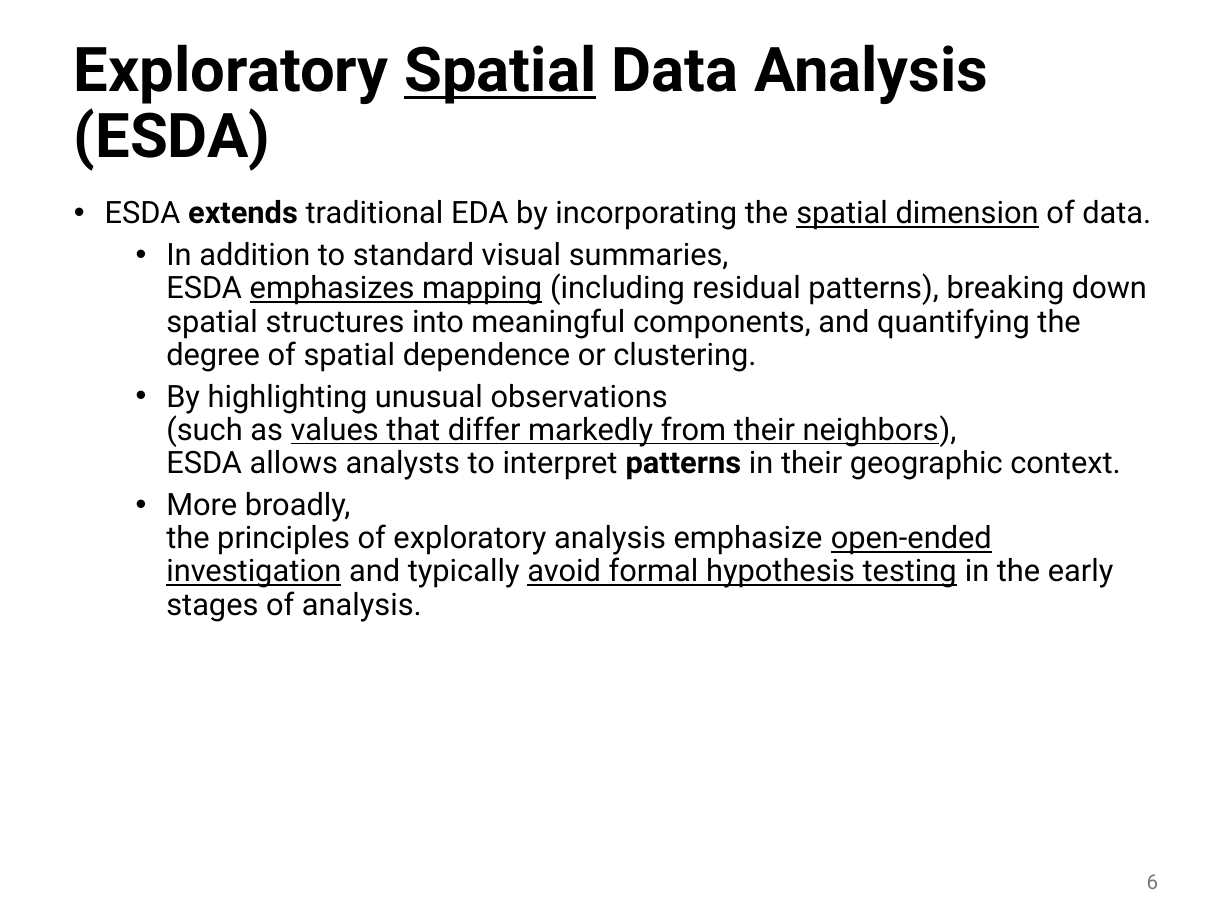
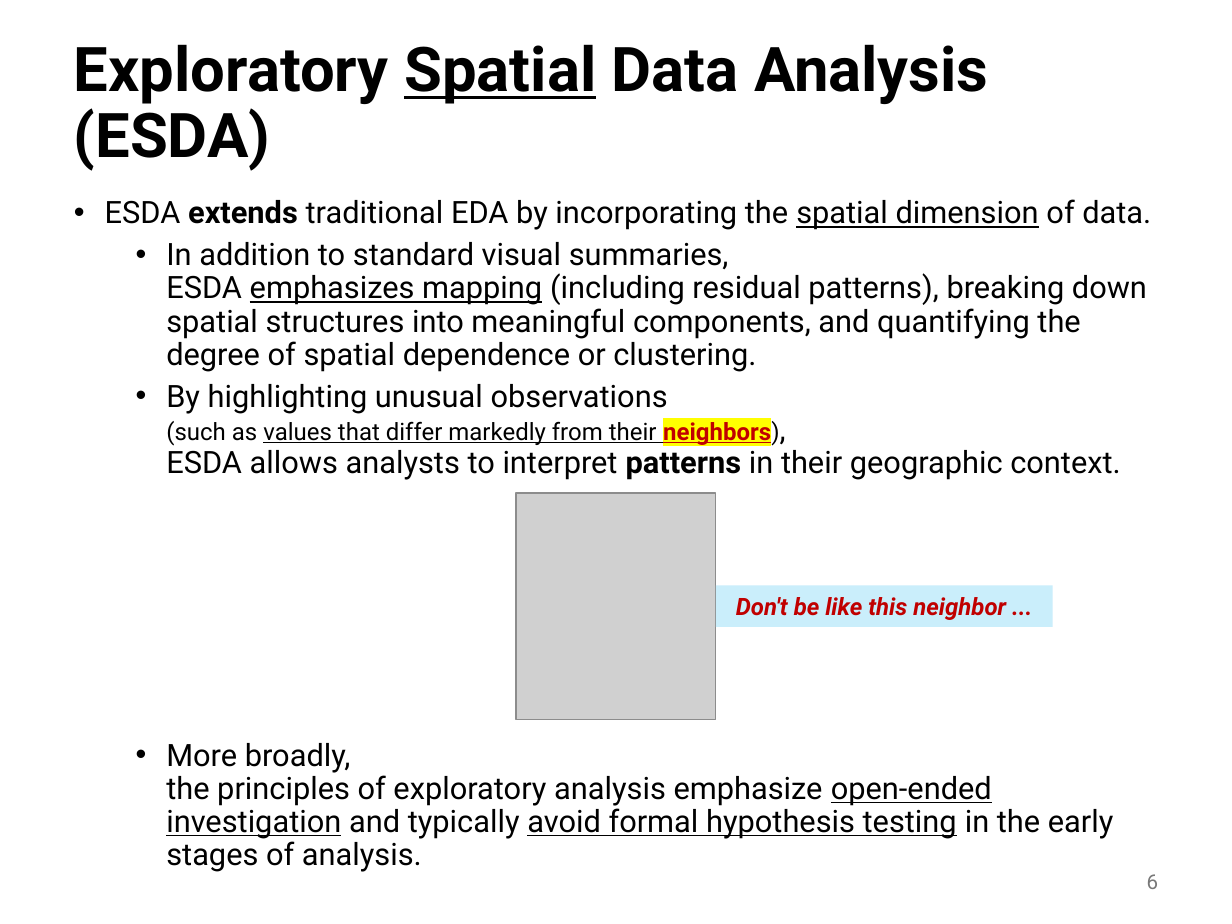
Before and after one commit to abuabara/abuabara.github.io, a slide deck: slide 6 of DAEN489S26/week12_slides.pptx. Drawn at 1232x924 pixels with LibreOffice and Linux fonts; fonts in the diff are those of the drawing; grey boxes stand for pictures. Boxes give left, top, right and bottom in pixels: in the first picture for what was removed or moved away, otherwise in the second. Text is boxed around its words. In the diff, an @@ line names an element or a change of style, - is before the commit and + after.

```diff
--- a/DAEN489S26/week12_slides.pptx
+++ b/DAEN489S26/week12_slides.pptx
@@ text at (x1=166, y1=384, x2=1120, y2=480): size 18 to 14 pt in "(such as values that differ markedly from ..."; text colour #000000 to #C00000, highlight none to #FFFF00, bold on in "neighbors)," @@
@@ picture added at (x1=516, y1=493, x2=716, y2=719) @@
@@ rectangle added at (x1=716, y1=585, x2=1052, y2=627), fill #CAEEFB, 14 pt, text #C00000, bold, italic @@
+Don't be like this neighbor ...
```
Also in this commit, not shown: 1 other slide changed, 1 other file.
